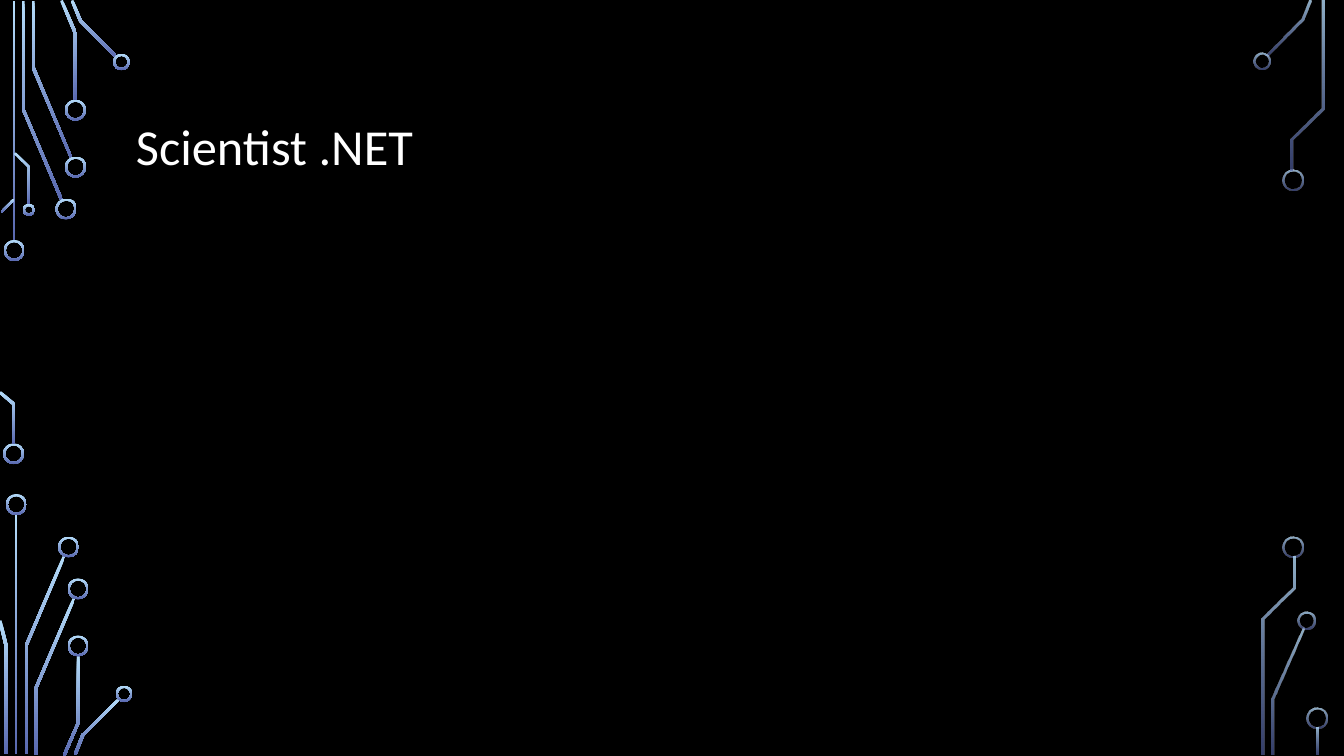
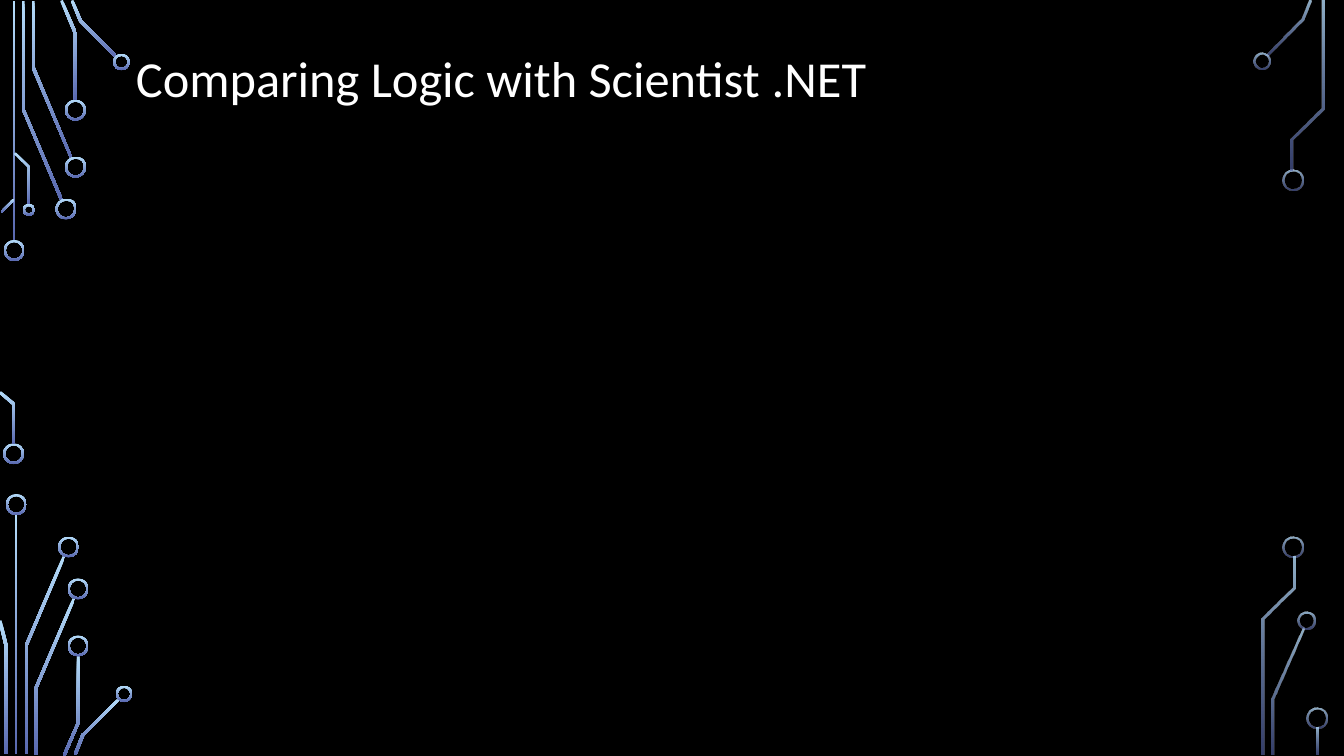
Before and after one commit to IntegerMan/SoftwareQualityTalk, a slide deck: slide 29 of Software Quality Recipes for Legacy.pptx (slide 26 before the commit). Drawn at 1344x756 pixels with LibreOffice and Linux fonts; fonts in the diff are those of the drawing; background and template pictures are left out. Boxes give left, top, right and bottom in pixels: in the first picture for what was removed or moved away, otherwise in the second. Text is boxed around its words. In the diff, an @@ line names an element or a change of style, - is before the commit and + after.

```diff
--- a/Software Quality Recipes for Legacy.pptx
+++ b/Software Quality Recipes for Legacy.pptx
@@ title at (136, 62, 866, 106): text changed @@
-Scientist .NET
+Comparing Logic with Scientist .NET
```
Also in this commit, not shown: 8 other slides changed, 7 slides added, 5 slides removed, 4 other files.
